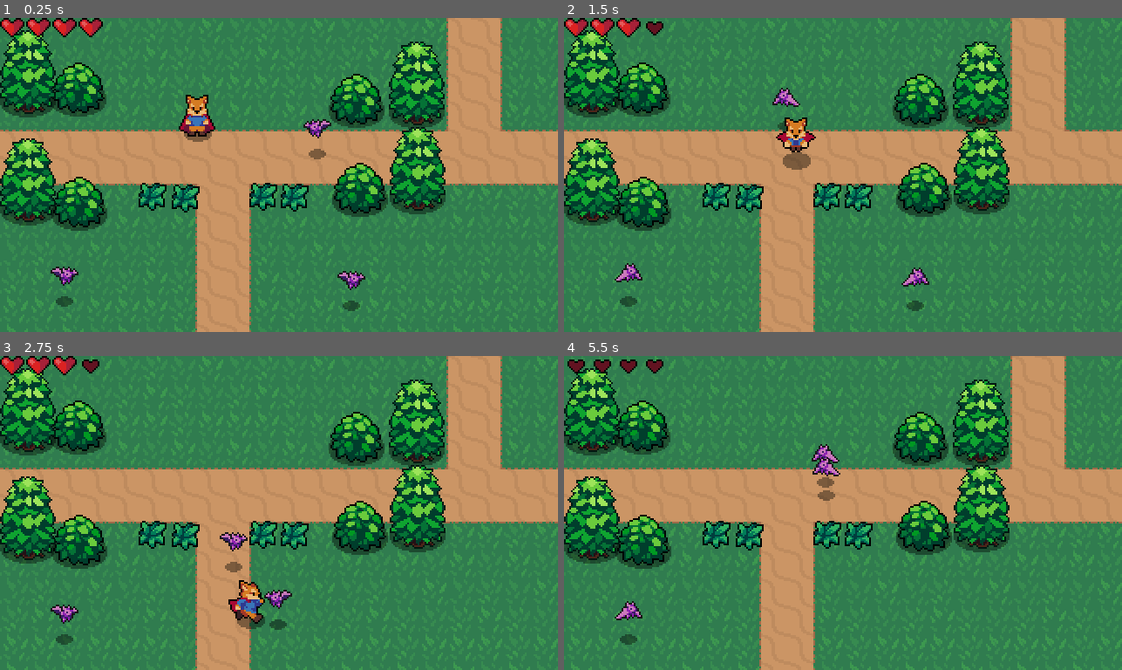
Above: before the commit, frames 1-4 (two rows, left to right).
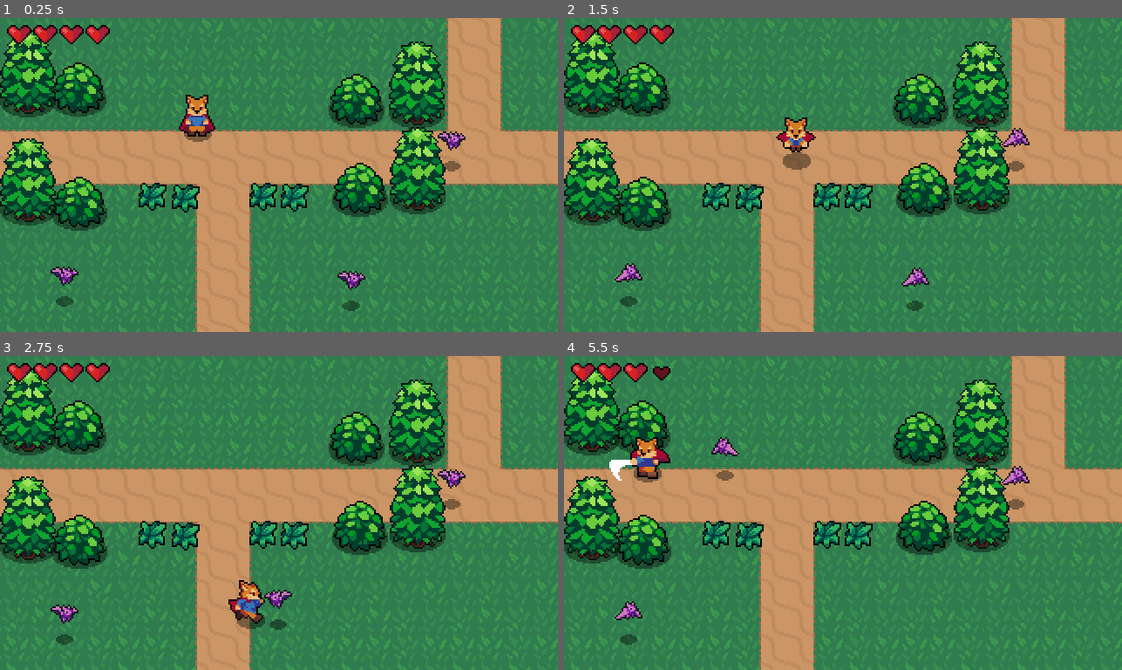
Above: after the commit, the same moments.

Repository: Firet/2d-action-rpg
Game: Godot game, scene res://World.tscn
Same seed, same stepped clock (60 frames per second), same inputs: the game is played once before the commit and once after it.
Inputs:
- Up to frame 1 (0.25 s): no input
- Up to frame 2 (1.5 s): hold Right (ui_right) 0.53-1.28 s; tap J (attack) at 0.6 s; hold Down (ui_down) from 1.28 s (still down); tap X (roll) at 1.35 s
- Up to frame 3 (2.75 s): release Down (ui_down) at 2.03 s; hold Right (ui_right) from 2.03 s (still down); tap J (attack) at 2.1 s
- Up to frame 4 (5.5 s): release Right (ui_right) at 2.78 s; hold Up (ui_up) 2.78-3.53 s; tap X (roll) at 2.85, 4.35 s; hold Left (ui_left) 3.53-5.03 s; tap J (attack) at 3.6, 5.1 s; hold Down (ui_down) from 5.03 s (still down)

The runs differ from the first frame. In frame 1, 1.5% of the frame differs, in the area x 0-84%, y 0-49%; in frame 2, 1.4%; in frame 3, 1.5%; in frame 4, 2.6%, in the area x 0-84%, y 1-49%.

Commit message:
Change trasnform for hearts in viewport + Change transform for bat 1

Diff:
--- a/UI/HealthUI.tscn
+++ b/UI/HealthUI.tscn
@@ -5,8 +5,10 @@
 [ext_resource path="res://UI/HeartUIFull.png" type="Texture" id=3]
 
 [node name="HealthUI" type="Control"]
-margin_right = 60.0
-margin_bottom = 12.0
+margin_left = 4.0
+margin_top = 4.0
+margin_right = 68.0
+margin_bottom = 16.0
 script = ExtResource( 1 )
 __meta__ = {
 "_edit_use_anchors_": false
--- a/World.tscn
+++ b/World.tscn
@@ -96,7 +96,7 @@
 position = Vector2( 239.724, 102.749 )
 
 [node name="Bat" parent="YSort" instance=ExtResource( 6 )]
-position = Vector2( 188.778, 79.4207 )
+position = Vector2( 259.124, 84.9282 )
 
 [node name="Bat2" parent="YSort" instance=ExtResource( 6 )]
 position = Vector2( 37.0229, 162.586 )
